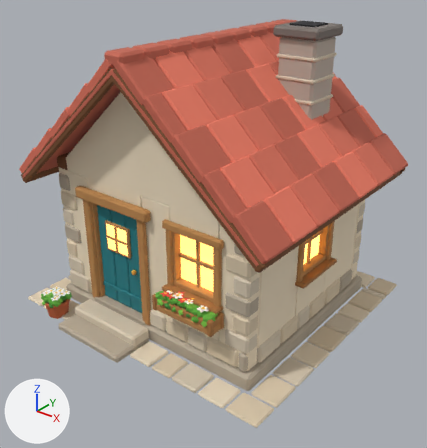
Two versions of the glTF model Models/cottage/cottage_exterior.glb, one commit apart.
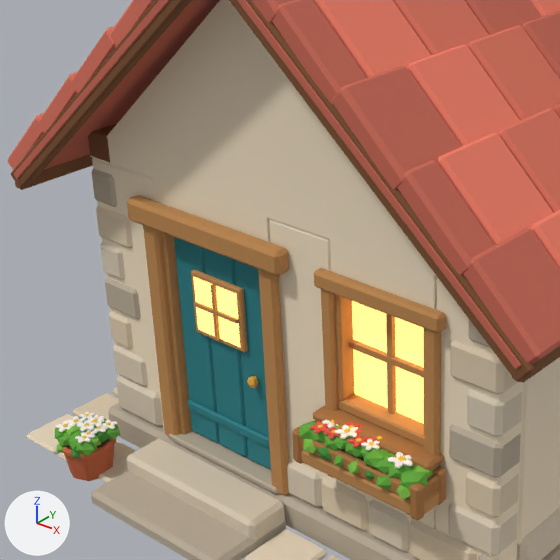
Each version appears first whole from a 50 mm lens placed at (5.04, -6.36, 5.16), pointed at (0.22, -0.33, 1.43), and next in a close-up on the part from 4% to 65% of the width and 21% to 79% of the height. Arrows for +X, +Y and +Z are at lower left; the lights stay in place. The older version's two pictures come first. Vertices at exactly the same position are counted once.

Names of what the first close-up shows: 'cottage_exterior', 'cottage_exterior_roof', 'part_door_leaf'.
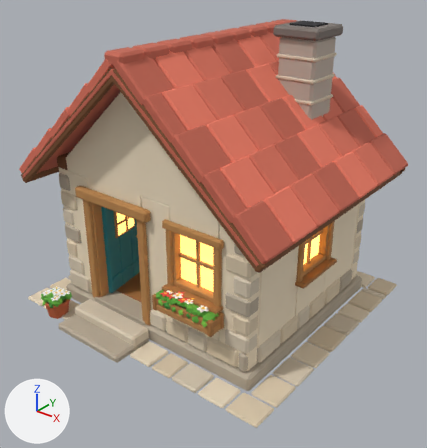
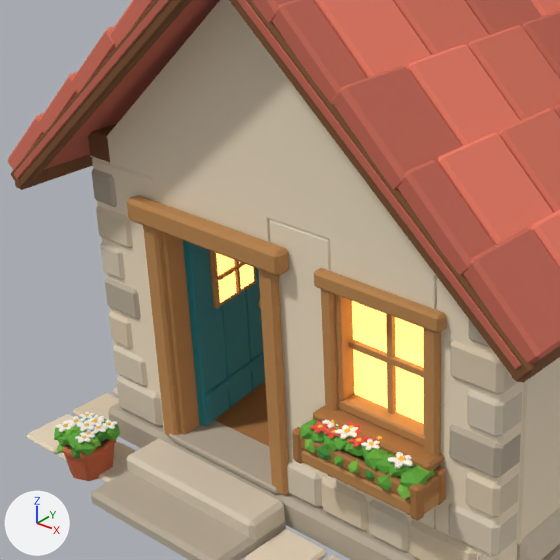
Changed parts and their boxes (x1, y1, x2, y2) in the close-ups (560 x 560 px; the box of a moved part takes in the faces that stretch with it):
'part_door_leaf', turned: before (174, 237, 271, 470); after (183, 240, 265, 426)
part 1 of me_cottage_exterior, moved or reshaped: before (299, 421, 433, 499); after (301, 419, 435, 499)
part 2 of me_cottage_exterior, moved or reshaped: before (55, 416, 120, 458); after (54, 413, 120, 458)

The change in detail:
me_cottage_exterior has 6020 vertices, 10704 faces and spans x -2.21..2.2, y -2.22..2.0, z -0.01..2.19.
me_cottage_exterior is used by ob_cottage_exterior; location (0.0, 0.0, 0.0).
me_cottage_exterior part 1: 220 of 6020 vertices moved; they spanned x 0.39..1.33, y -1.82..-1.51, z 0.88..1.08 and now span x 0.38..1.32, y -1.81..-1.51, z 0.88..1.07; mean shift (0.0, 0.0, 0.0); largest move (0.88, -1.71, 1.01) -> (0.89, -1.71, 1.03).
me_cottage_exterior part 2: 123 of 6020 vertices moved; they spanned x -1.69..-1.3, y -2.16..-1.76, z 0.22..0.39 and now span x -1.69..-1.29, y -2.16..-1.75, z 0.21..0.39; mean shift (0.0, 0.0, 0.0); largest move (-1.43, -1.93, 0.37) -> (-1.42, -1.92, 0.36).
Object 'part_door_leaf' (ob_part_door_leaf) turns from (0, 0, 0) to (0, 0, 100) degrees about x, y and z.
